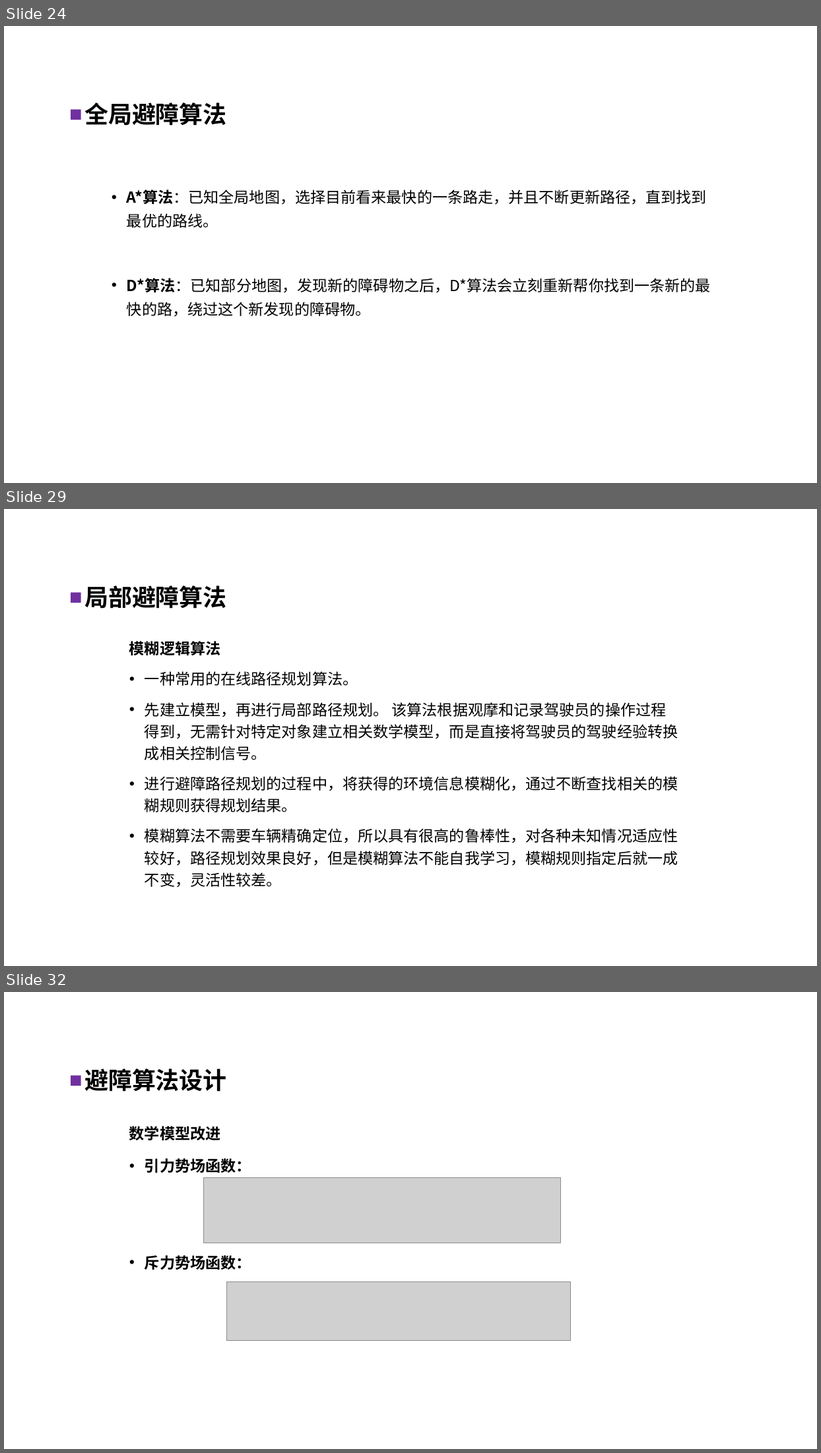
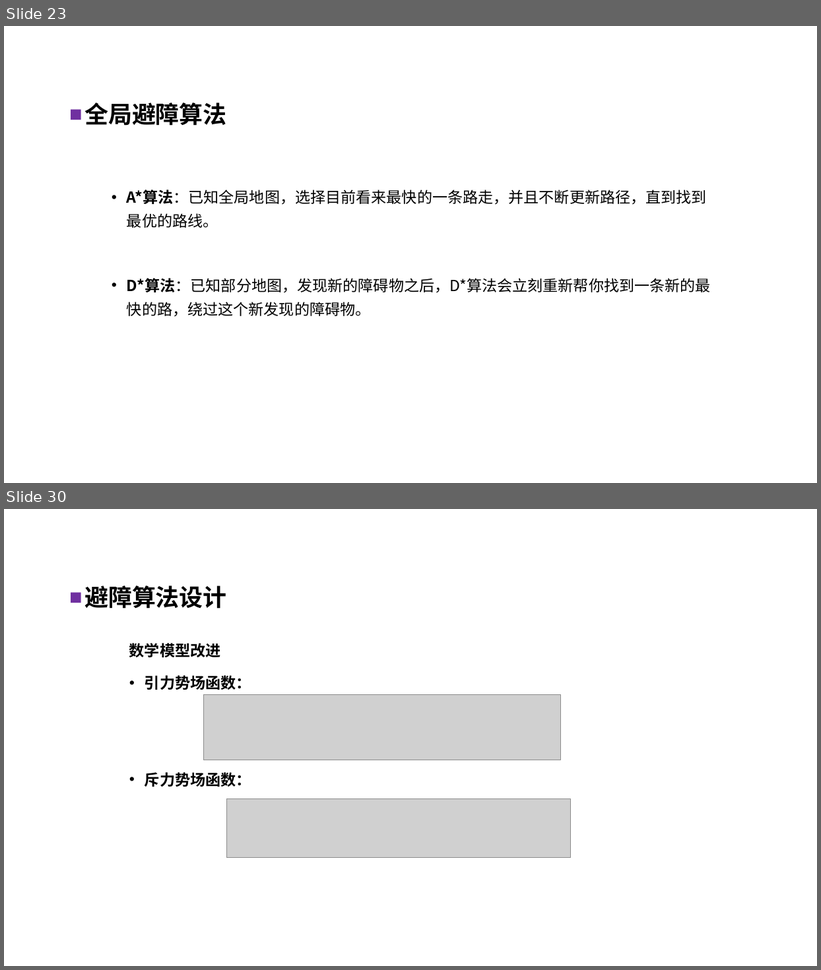
Before and after one commit to QiuYi111/AutonomousCar-, a slide deck: LiteratureReview/ppt/自主移动车原型设计.pptx. Shown one above the other, each under a label of ours: slides 24, 29 and 32 before the commit, slides 23 and 30 after it; the slides between them are not shown. The pictures are 821x1453 and 821x970 pixels, drawn with LibreOffice and Linux fonts; fonts in the diff are those of the drawing; grey boxes stand for pictures; background and template pictures are left out. Boxes give left, top, right and bottom in pixels: in the first picture for what was removed or moved away, otherwise in the second. Text is boxed around its words. In the diff, an @@ line names an element or a change of style, - is before the commit and + after.

```diff
--- a/LiteratureReview/ppt/自主移动车原型设计.pptx
+++ b/LiteratureReview/ppt/自主移动车原型设计.pptx
@@ slide 29 removed at bbox=[4, 509, 817, 966], background picture (left out) @@
@@ text removed at bbox=[9, 509, 66, 552] @@
-03
@@ title removed at bbox=[61, 512, 703, 549] @@
-文献综述——避障
@@ text removed at bbox=[85, 586, 226, 609] @@
-■ 局部避障算法
@@ text removed at bbox=[129, 641, 678, 888] @@
-模糊逻辑算法
-• 一种常用的在线路径规划算法。
-• 先建立模型，再进行局部路径规划。 该算法根据观摩和记录驾驶员的操作过程得到，无需针对特定对象建立相关数学模型，而是直接将驾驶员的驾驶经验转换成相关控制信号。
-• 进行避障路径规划的过程中，将获得的环境信息模糊化，通过不断查找相关的模糊规则获得规划结果。
-• 模糊算法不需要车辆精确定位，所以具有很高的鲁棒性，对各种未知情况适应性较好，路径规划效果良好，但是模糊算法不能自我学习，模糊规则指定后就一成不变，灵活性较差。
@@ what was slide 24 is now slide 23 @@
@@ what was slide 32 is now slide 30 @@
```
Also in this commit, not shown: 26 slides changed, 3 slides added, 2 other slides removed, 1 other file.
